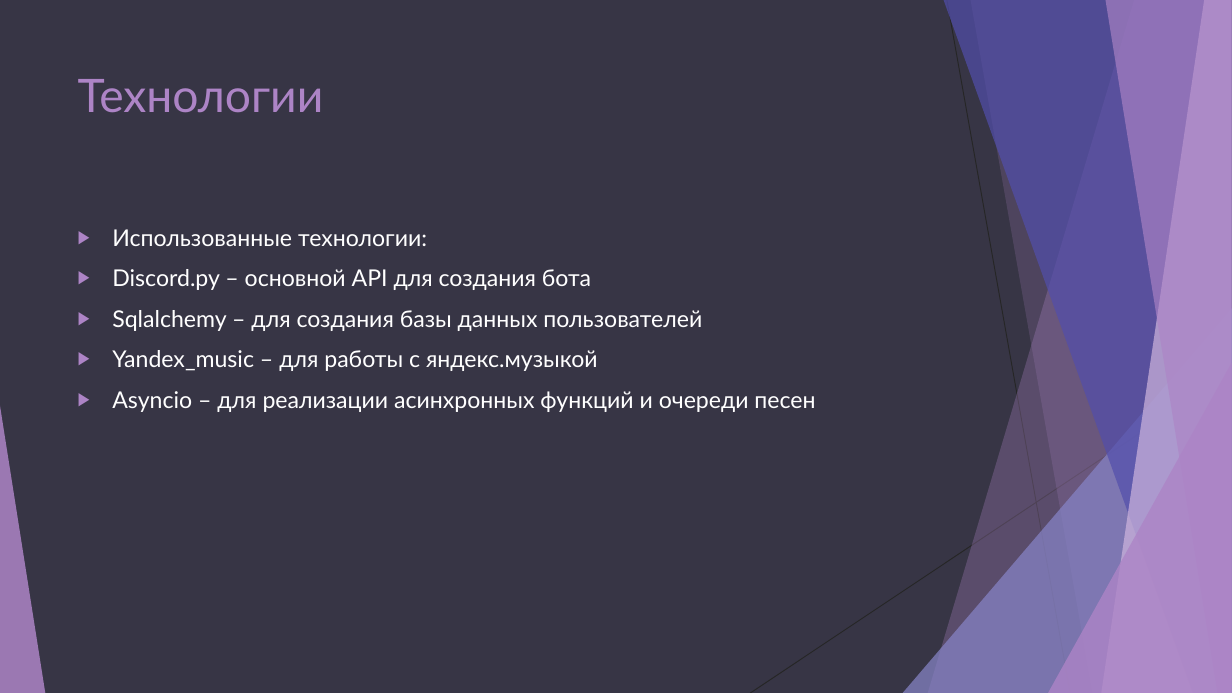
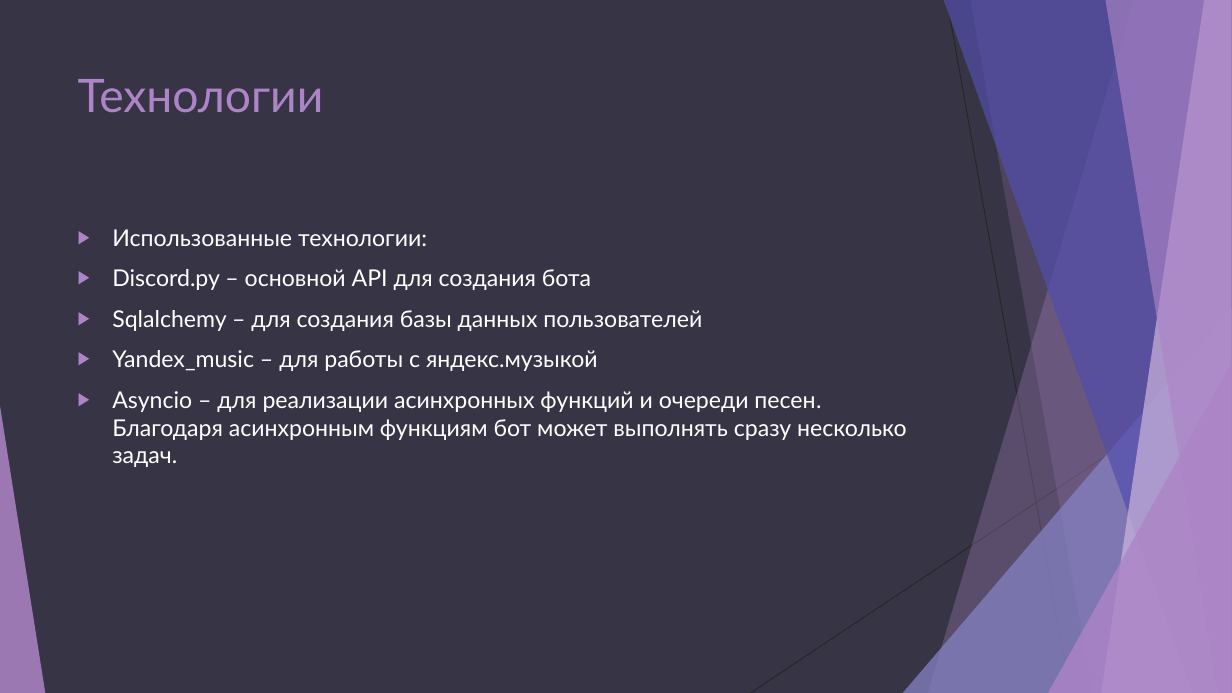
Before and after one commit to Taratin478478/DiscordBot, a slide deck: slide 7 of Discord Bot.pptx. Drawn at 1232x693 pixels with LibreOffice and Linux fonts; fonts in the diff are those of the drawing. Boxes give left, top, right and bottom in pixels: in the first picture for what was removed or moved away, otherwise in the second. Text is boxed around its words. In the diff, an @@ line names an element or a change of style, - is before the commit and + after.

```diff
--- a/Discord Bot.pptx
+++ b/Discord Bot.pptx
@@ text at [112,391,907,467]: text changed @@
-▶ Asyncio – для реализации асинхронных функций и очереди песен
+▶ Asyncio – для реализации асинхронных функций и очереди песен. Благодаря асинхронным функциям бот может выполнять сразу несколько задач.
```
Also in this commit, not shown: 3 other slides changed, 2 other files.
